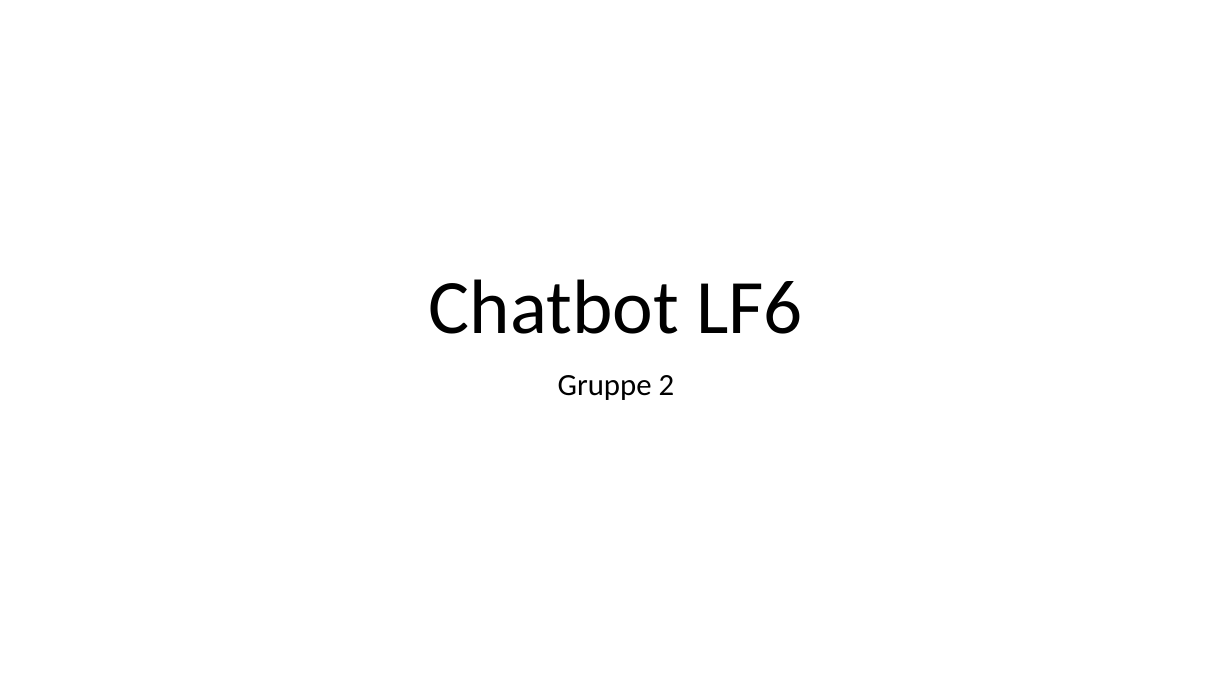
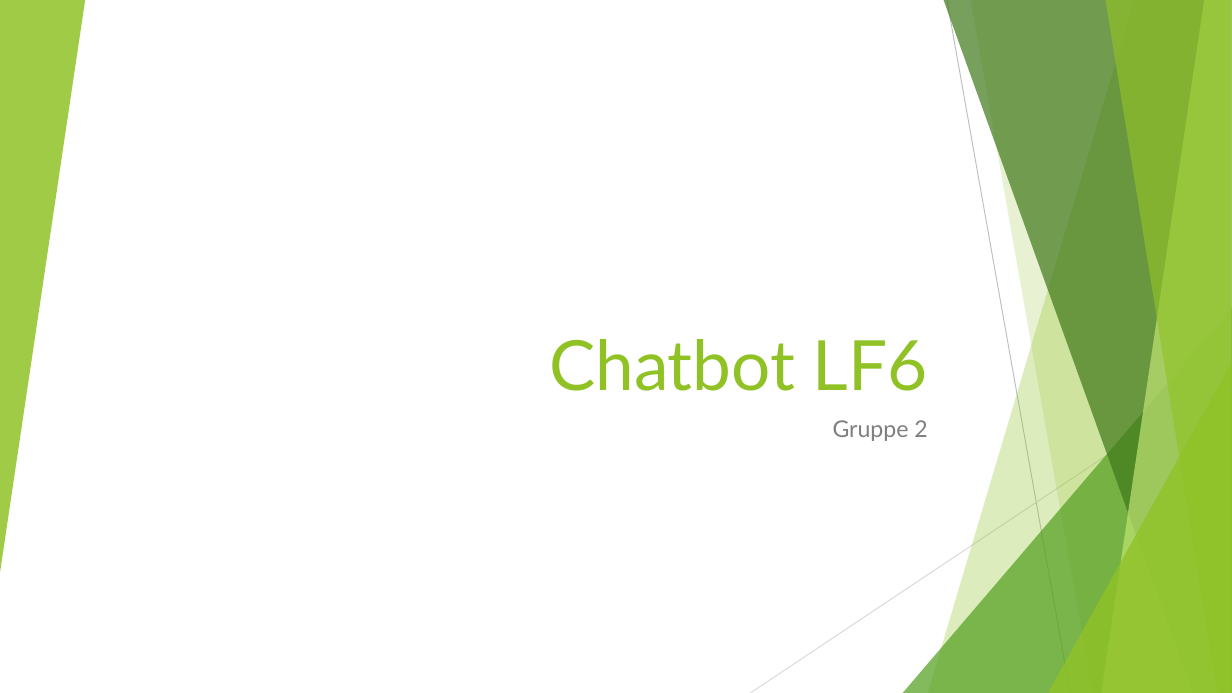
Before and after one commit to FlorianMein/LF6ChatBot, a slide deck: slide 1 of Chatbot LF6.odp. Drawn at 1232x693 pixels with LibreOffice and Linux fonts; fonts in the diff are those of the drawing. Boxes give left, top, right and bottom in pixels: in the first picture for what was removed or moved away, otherwise in the second. Text is boxed around its words. In the diff, an @@ line names an element or a change of style, - is before the commit and + after.

```diff
--- a/Chatbot LF6.odp
+++ b/Chatbot LF6.odp
@@ group added at box(0, 0, 1232, 693): 8 freeform shapes, 2 lines @@
@@ title "Chatbot LF6": place and size @@
-title "Chatbot LF6" at box(429, 279, 803, 334)
+title "Chatbot LF6" at box(549, 339, 928, 391)
@@ title "Chatbot LF6" at box(549, 339, 928, 391): size 60 to 54 pt, font Calibri to Lato, text colour #000000 to #90C226; alignment centre to right; line spacing 0.9 to 1 @@
@@ subtitle "Gruppe 2": place and size @@
-subtitle "Gruppe 2" at box(558, 375, 675, 400)
+subtitle "Gruppe 2" at box(833, 420, 927, 441)
@@ subtitle "Gruppe 2" at box(833, 420, 927, 441): size 24 to 18 pt, font Calibri to Lato, text colour #000000 to #7F7F7F; alignment centre to right; line spacing 0.9 to 1 @@
```
Also in this commit, not shown: 3 other slides changed, 12 slides added, 1 slide removed.
